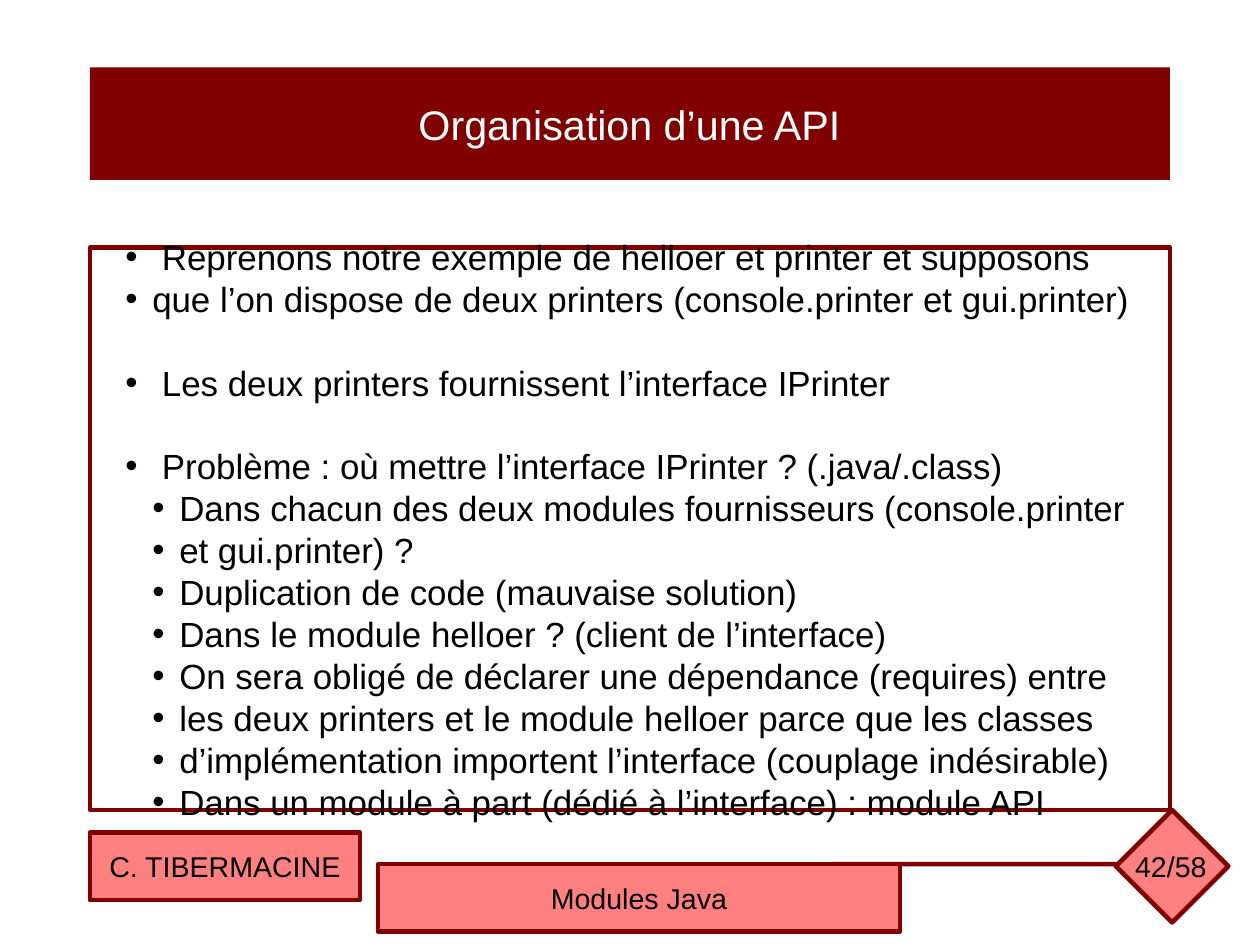
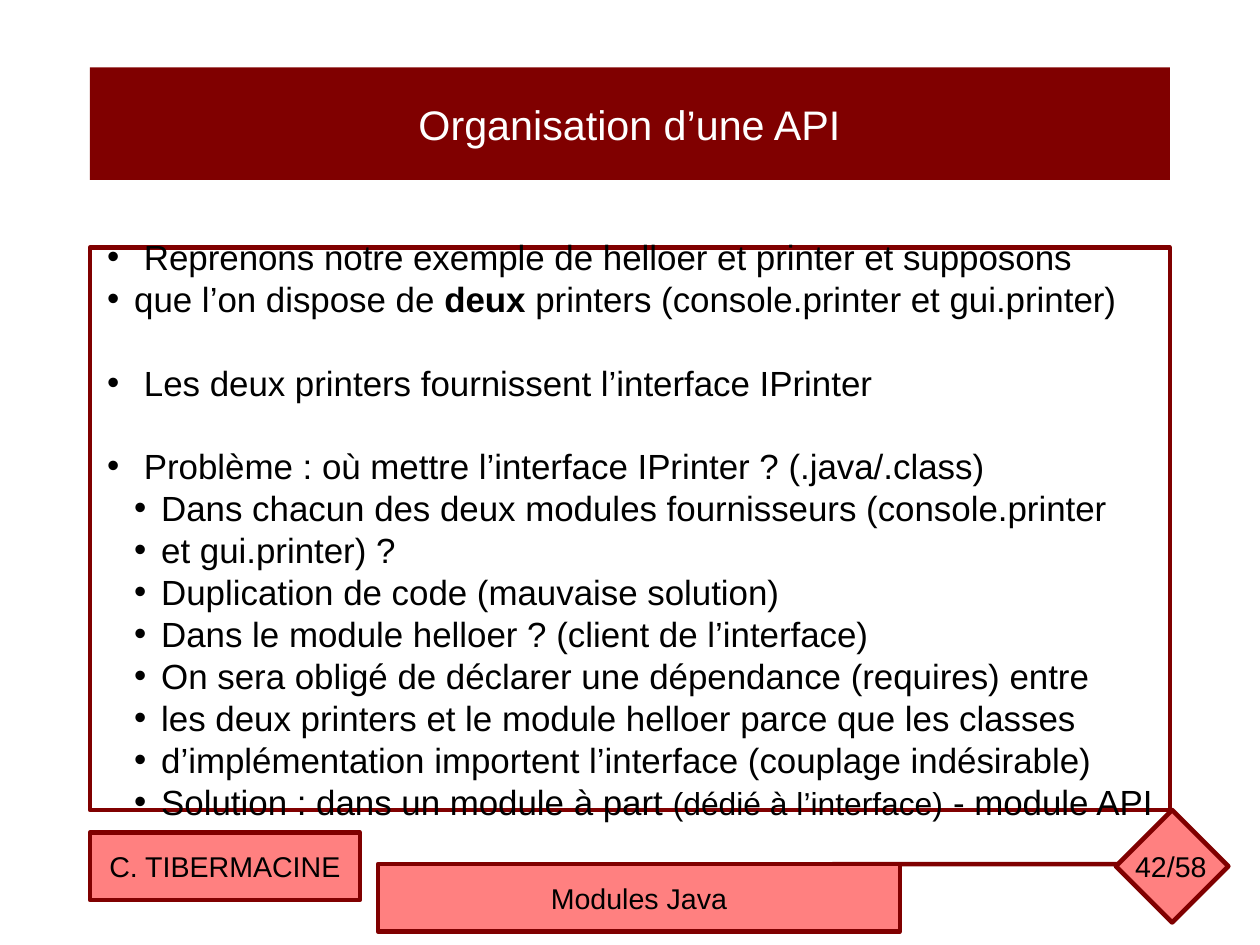
Before and after one commit to ctiber/composants, a slide deck: slide 42 of cours/cours6.odp. Drawn at 1260x945 pixels with LibreOffice and Linux fonts; fonts in the diff are those of the drawing. Boxes give left, top, right and bottom in pixels: in the first picture for what was removed or moved away, otherwise in the second. Text is boxed around its words. In the diff, an @@ line names an element or a change of style, - is before the commit and + after.

```diff
--- a/cours/cours6.odp
+++ b/cours/cours6.odp
@@ text in rectangle at (134,286,1117,319): bold on in "deux" @@
@@ text in rectangle at (161,789,1152,821): text changed @@
-  • Dans un module à part (dédié à l’interface) : module API
+  • Solution : dans un module à part (dédié à l’interface) - module API
```
Also in this commit, not shown: 21 other slides changed, 1 other file.
